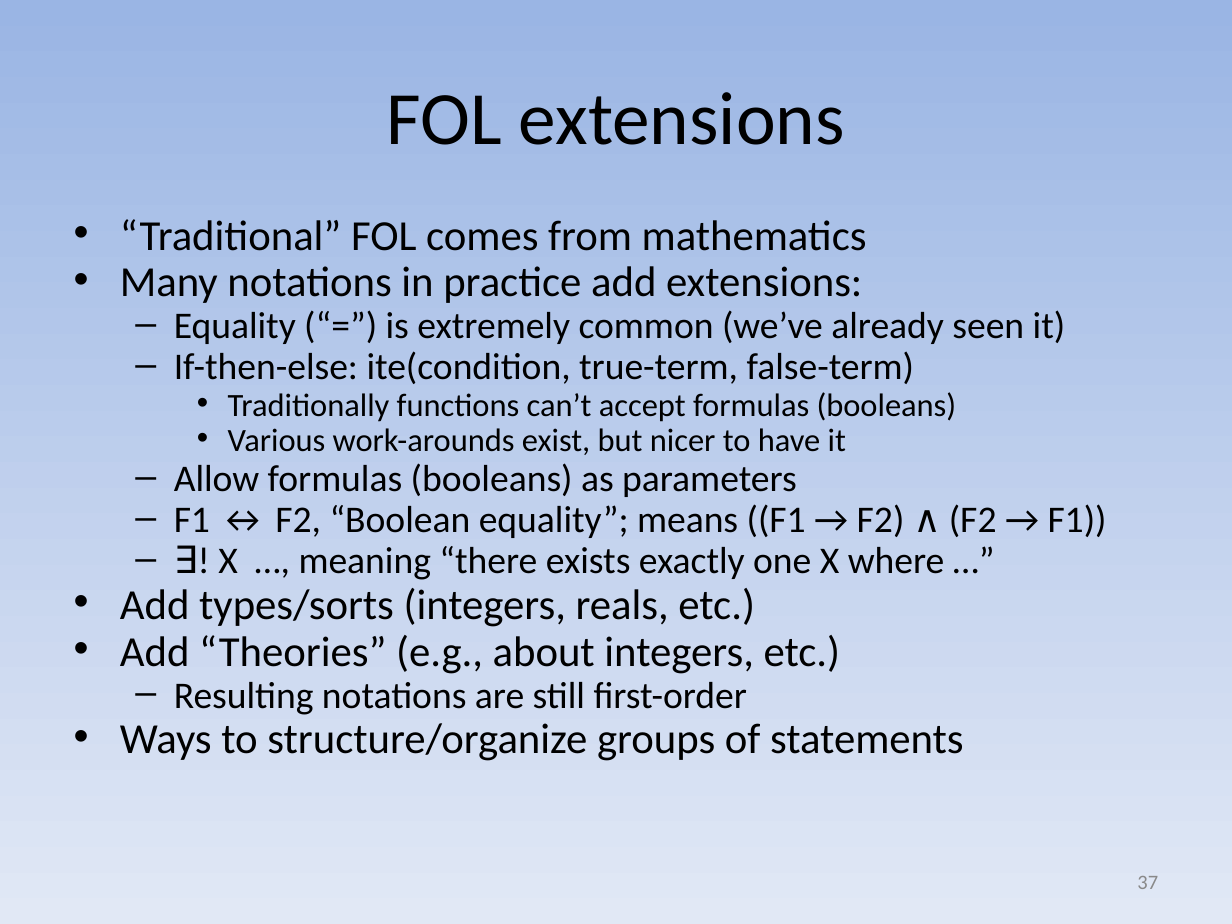
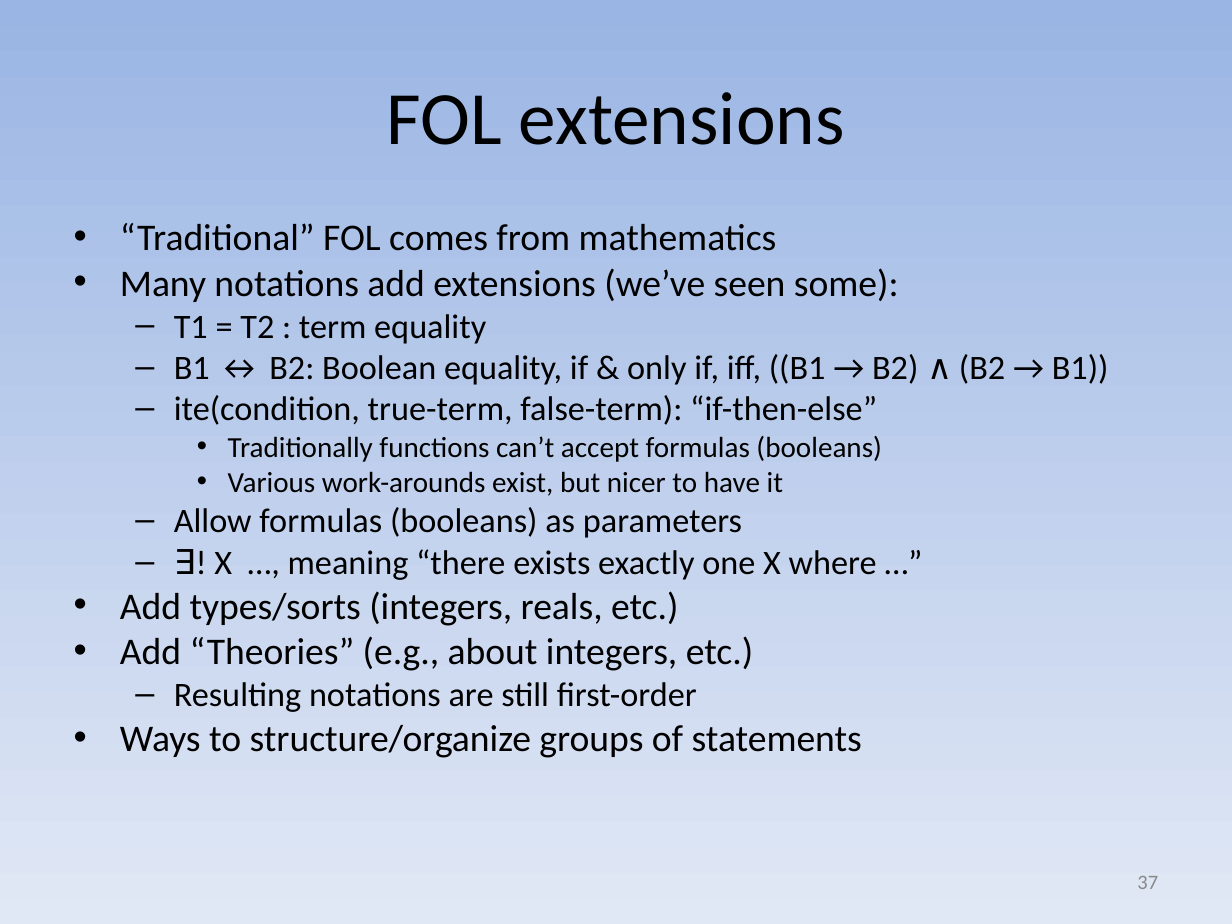
Before and after one commit to david-a-wheeler/david-a-wheeler.github.io, a slide deck: slide 37 of secure-class/presentations/Secure-Software-10-Formal-Methods.ppt. Drawn at 1232x924 pixels with LibreOffice and Linux fonts; fonts in the diff are those of the drawing. Boxes give left, top, right and bottom in pixels: in the first picture for what was removed or moved away, otherwise in the second. Text is boxed around its words. In the diff, an @@ line names an element or a change of style, - is before the commit and + after.

Commit message:
Tweak formal methods presentation re: notation

```diff
--- a/secure-class/presentations/Secure-Software-10-Formal-Methods.ppt
+++ b/secure-class/presentations/Secure-Software-10-Formal-Methods.ppt
@@ text at <box>120,223,881,758</box>: size 25 to 22 pt in "“Traditional” FOL comes from mathematics", "Add types/sorts (integers, reals, etc.)", "Add “Theories” (e.g., about integers, etc.)", "Ways to structure/organize groups of statements"; size 19 to 17 pt in "Traditionally functions can’t accept formulas (booleans)", "Various work-arounds exist, but nicer to have ..."; size 22 to 20 pt in "Allow formulas (booleans) as parameters", "∃! X …, meaning “there exists exactly ...", "Resulting notations are still first-order"; line spacing 0.7 to 0.8 @@
@@ text at <box>120,268,1109,425</box>: text changed; size 22 to 20 pt @@
-• Many notations in practice add extensions:
-  – Equality (“=”) is extremely common (we’ve already seen it)
-  – If-then-else: ite(condition, true-term, false-term)
+• Many notations add extensions (we’ve seen some):
+  – T1 = T2 : term equality
+  – B1 ↔ B2: Boolean equality, if & only if, iff, ((B1 → B2) ∧ (B2 → B1))
+  – ite(condition, true-term, false-term): “if-then-else”
@@ text at <box>174,504,1107,538</box>: paragraph removed @@
-  – F1 ↔ F2, “Boolean equality”; means ((F1 → F2) ∧ (F2 → F1))
```
Also in this commit, not shown: 11 other slides changed.
